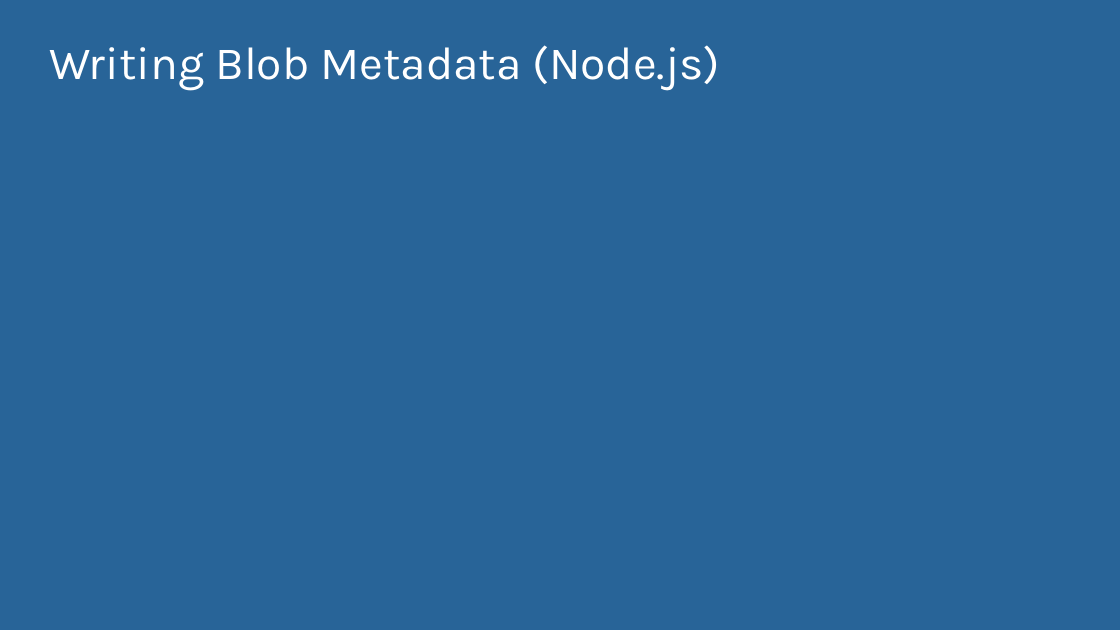
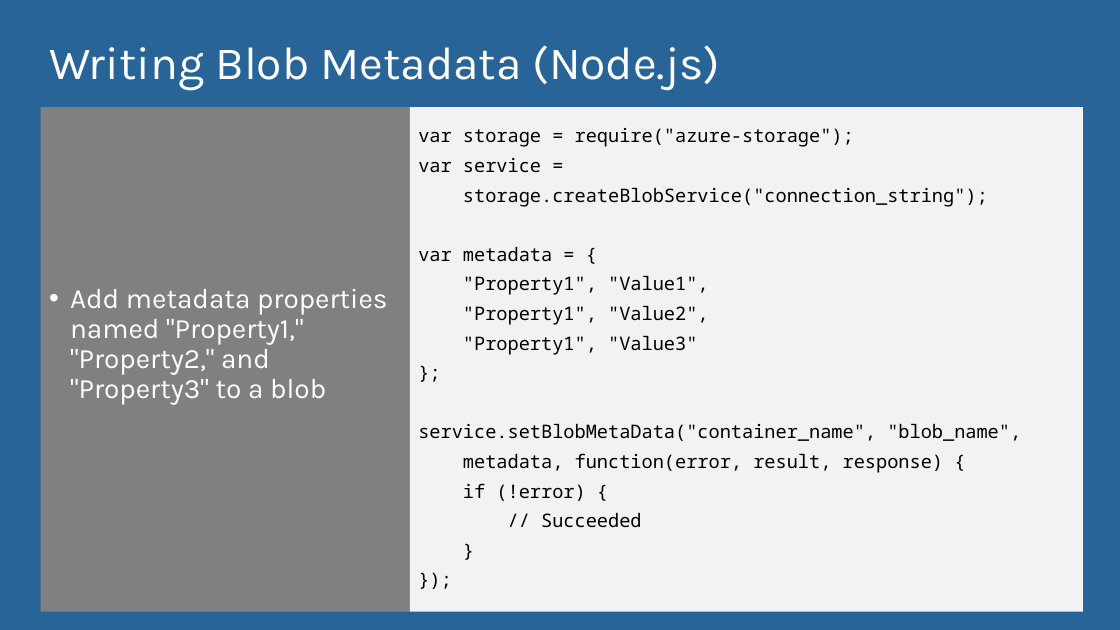
Before and after one commit to Azure-Readiness/Academic, a slide deck: slide 19 of Content/3. Storage/Azure Storage and Cognitive Services.pptx. Drawn at 1120x630 pixels with LibreOffice and Linux fonts; fonts in the diff are those of the drawing. Boxes give left, top, right and bottom in pixels: in the first picture for what was removed or moved away, otherwise in the second. Text is boxed around its words. In the diff, an @@ line names an element or a change of style, - is before the commit and + after.

Commit message:
Minor updates
Updated lab 1 (MD and screen shots) and storage slides

```diff
--- a/Content/3. Storage/Azure Storage and Cognitive Services.pptx
+++ b/Content/3. Storage/Azure Storage and Cognitive Services.pptx
@@ text added at [40, 108, 410, 613], fill #808080, 24 pt, text #FFFFFF @@
+• Add metadata properties named "Property1," "Property2," and "Property3" to a blob
@@ text added at [410, 108, 1083, 613], fill #F2F2F2, 16 pt, text #000000 @@
+var storage = require("azure-storage");
+var service =
+storage.createBlobService("connection_string");
+var metadata = {
+"Property1", "Value1",
+"Property1", "Value2",
+"Property1", "Value3"
+};
+service.setBlobMetaData("container_name", "blob_name",
+metadata, function(error, result, response) {
+if (!error) {
+// Succeeded
+}
+});
```
Also in this commit, not shown: 3 other slides changed, 4 other files.
